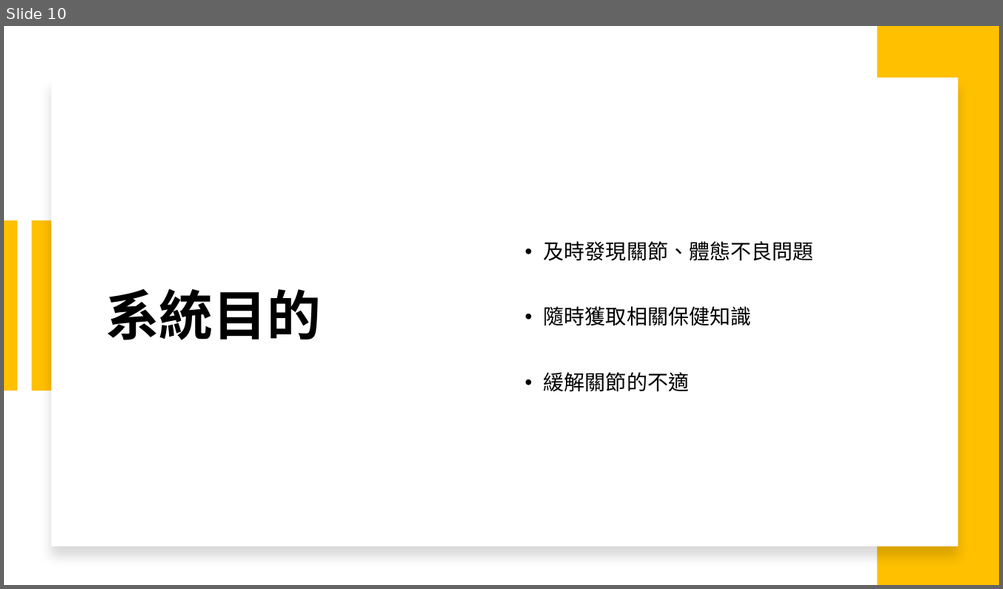
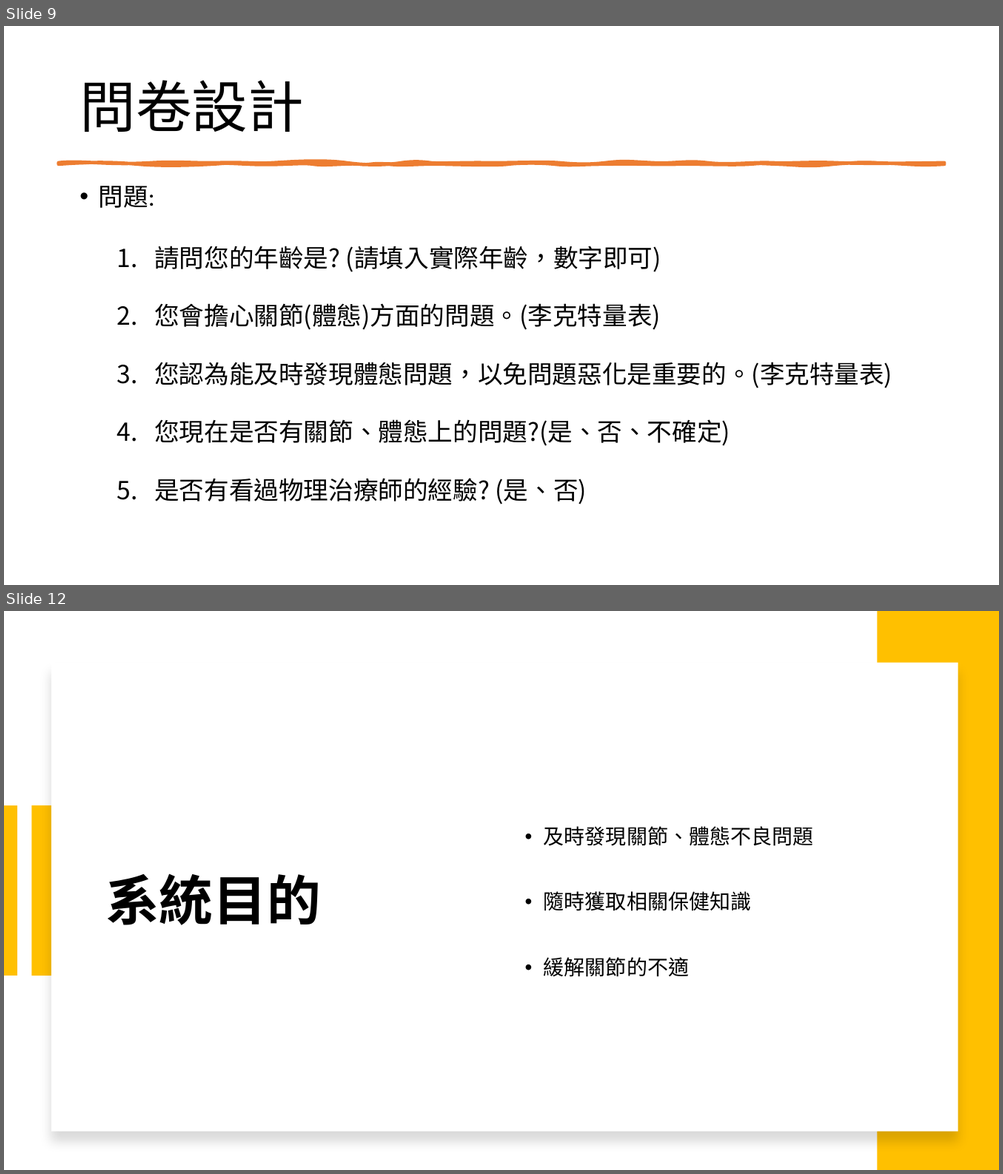
Before and after one commit to michaelchen1225/-, a slide deck: 企研/企研報告.pptx. Shown one above the other, each under a label of ours: slide 10 before the commit, slides 9 and 12 after it; the slides between them are not shown. The pictures are 1003x589 and 1003x1174 pixels, drawn with LibreOffice and Linux fonts; fonts in the diff are those of the drawing. Boxes give left, top, right and bottom in pixels: in the first picture for what was removed or moved away, otherwise in the second. Text is boxed around its words. In the diff, an @@ line names an element or a change of style, - is before the commit and + after.

```diff
--- a/企研/企研報告.pptx
+++ b/企研/企研報告.pptx
@@ slide 9 added at (x1=4, y1=26, x2=999, y2=585), background #FFFFFF @@
@@ title added at (x1=79, y1=80, x2=303, y2=132), 54 pt, text #000000 @@
+問卷設計
@@ freeform shape added at (x1=59, y1=163, x2=944, y2=164), fill #ED7D31, outline #ED7D31 3.25 pt @@
@@ text added at (x1=99, y1=186, x2=892, y2=505), 24 pt, text #000000 @@
+• 問題:
+  1. 請問您的年齡是? (請填入實際年齡，數字即可)
+  2. 您會擔心關節(體態)方面的問題。(李克特量表)
+  3. 您認為能及時發現體態問題，以免問題惡化是重要的。(李克特量表)
+  4. 您現在是否有關節、體態上的問題?(是、否、不確定)
+  5. 是否有看過物理治療師的經驗? (是、否)
@@ what was slide 10 is now slide 12 @@
```
Also in this commit, not shown: 8 slides changed, 10 other slides added, 6 slides removed, 8 other files.
